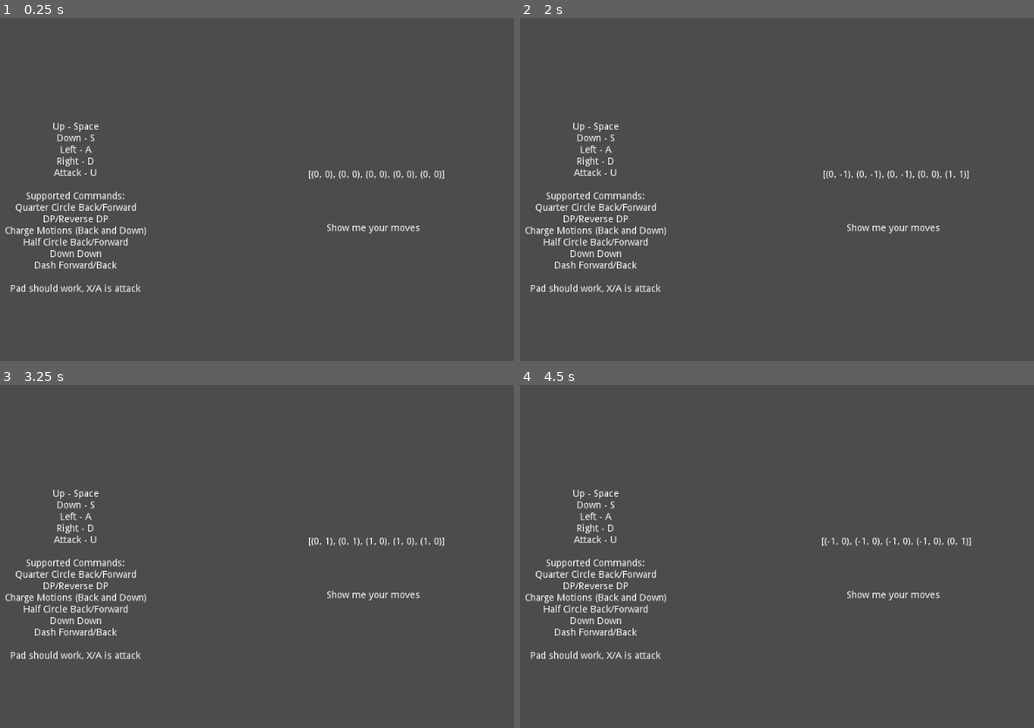
Above: before the commit, frames 1-4 (two rows, left to right).
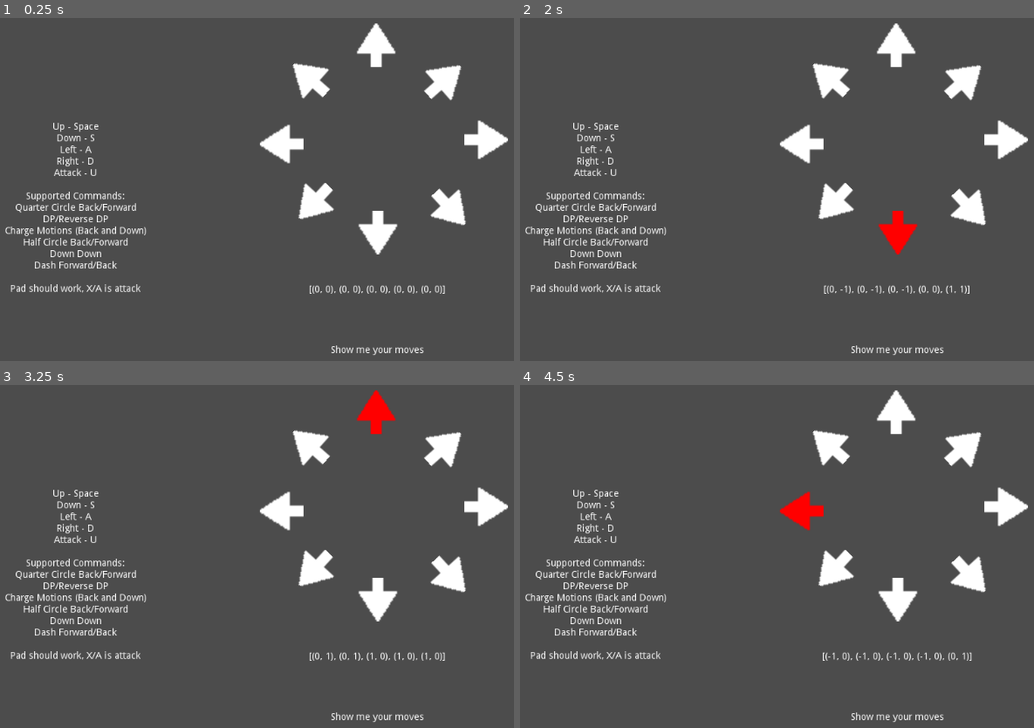
Above: after the commit, the same moments.

Repository: m-acrophage/godot-fg-input-manager
Game: Godot game, scene res://Node.tscn
Same seed, same stepped clock (60 frames per second), same inputs: the game is played once before the commit and once after it.
Inputs:
- Up to frame 1 (0.25 s): no input
- Up to frame 2 (2 s): tap Enter at 0.5 s; hold Right (ui_right) 0.53-1.28 s; hold U (A) 0.53-1.28 s; tap O (C) at 0.8, 1.35 s; tap Space at 1.25 s; hold Down (ui_down) from 1.28 s (still down); tap J (D) at 1.55 s
- Up to frame 3 (3.25 s): release Down (ui_down) at 2.03 s; hold Right (ui_right) 2.03-2.78 s; hold J (D) 2.03-2.78 s; tap U (A) at 2.3, 2.85 s; hold Up (ui_up) from 2.78 s (still down); tap O (C) at 3.05 s
- Up to frame 4 (4.5 s): release Up (ui_up) at 3.53 s; hold I (B) 3.53-4.28 s; hold Left (ui_left) from 3.53 s (still down); tap J (D) at 3.8 s; tap O (C) at 4.35 s

The runs differ from the first frame. In frame 1, 4.7% of the frame differs, in the area x 50-99%, y 1-99%; in frame 2, 4.6%; in frame 3, 4.6%; in frame 4, 4.6%.

Commit message:
Add files via upload

Diff:
--- /dev/null
+++ b/source_files/Arrows.gd
@@ -0,0 +1,46 @@
+extends Node
+
+onready var controller = get_parent()
+
+onready var u_arrow = $Up
+onready var ur_arrow = $UpRight
+onready var r_arrow = $Right
+onready var dr_arrow = $DownRight
+onready var d_arrow = $Down
+onready var dl_arrow = $DownLeft
+onready var l_arrow = $Left
+onready var ul_arrow = $UpLeft
+
+func _physics_process(delta):
+	if controller.buttons.dir == Vector2(0,1):
+		u_arrow.modulate = Color(1,0,0)
+	else:
+		u_arrow.modulate = Color(1,1,1)
+	if controller.buttons.dir == Vector2(1,1):
+		ur_arrow.modulate = Color(1,0,0)
+	else:
+		ur_arrow.modulate = Color(1,1,1)
+	if controller.buttons.dir == Vector2(1,0):
+		r_arrow.modulate = Color(1,0,0)
+	else:
+		r_arrow.modulate = Color(1,1,1)
+	if controller.buttons.dir == Vector2(1,-1):
+		dr_arrow.modulate = Color(1,0,0)
+	else:
+		dr_arrow.modulate = Color(1,1,1)
+	if controller.buttons.dir == Vector2(0,-1):
+		d_arrow.modulate = Color(1,0,0)
+	else:
+		d_arrow.modulate = Color(1,1,1)
+	if controller.buttons.dir == Vector2(-1,-1):
+		dl_arrow.modulate = Color(1,0,0)
+	else:
+		dl_arrow.modulate = Color(1,1,1)
+	if controller.buttons.dir == Vector2(-1,0):
+		l_arrow.modulate = Color(1,0,0)
+	else:
+		l_arrow.modulate = Color(1,1,1)
+	if controller.buttons.dir == Vector2(-1,1):
+		ul_arrow.modulate = Color(1,0,0)
+	else:
+		ul_arrow.modulate = Color(1,1,1)
--- a/source_files/Node.tscn
+++ b/source_files/Node.tscn
@@ -1,16 +1,18 @@
-[gd_scene load_steps=3 format=2]
+[gd_scene load_steps=5 format=2]
 
 [ext_resource path="res://inputmanager.gd" type="Script" id=1]
 [ext_resource path="res://AttackLabel.gd" type="Script" id=2]
+[ext_resource path="res://arrow.png" type="Texture" id=3]
+[ext_resource path="res://Arrows.gd" type="Script" id=4]
 
 [node name="Node" type="Node"]
 script = ExtResource( 1 )
 
 [node name="BufferLabel" type="Label" parent="."]
-margin_left = 256.238
-margin_top = 195.819
-margin_right = 856.238
-margin_bottom = 272.819
+margin_left = 257.498
+margin_top = 364.648
+margin_right = 857.498
+margin_bottom = 441.648
 text = "sdfsdfsdfsdfsdf"
 align = 1
 valign = 1
@@ -19,10 +21,10 @@
 }
 
 [node name="AttackLabel" type="Label" parent="."]
-margin_left = 349.0
-margin_top = 297.0
-margin_right = 754.0
-margin_bottom = 330.0
+margin_left = 355.3
+margin_top = 475.909
+margin_right = 760.3
+margin_bottom = 508.909
 text = "asdaqfrrtfhdtrhder"
 align = 1
 valign = 1
@@ -58,3 +60,53 @@
 __meta__ = {
 "_edit_use_anchors_": false
 }
+
+[node name="Arrows" type="Node" parent="."]
+script = ExtResource( 4 )
+
+[node name="Up" type="Sprite" parent="Arrows"]
+position = Vector2( 555.625, 44.0972 )
+scale = Vector2( 2, 2 )
+texture = ExtResource( 3 )
+
+[node name="DownRight" type="Sprite" parent="Arrows"]
+position = Vector2( 663.978, 283.482 )
+rotation = 2.39983
+scale = Vector2( 2, 2 )
+texture = ExtResource( 3 )
+
+[node name="Down" type="Sprite" parent="Arrows"]
+position = Vector2( 558.145, 318.76 )
+rotation = 3.14159
+scale = Vector2( 2, 2 )
+texture = ExtResource( 3 )
+
+[node name="DownLeft" type="Sprite" parent="Arrows"]
+position = Vector2( 464.911, 274.663 )
+rotation = -2.39983
+scale = Vector2( 2, 2 )
+texture = ExtResource( 3 )
+
+[node name="Left" type="Sprite" parent="Arrows"]
+position = Vector2( 417.034, 188.988 )
+rotation = -1.5708
+scale = Vector2( 2, 2 )
+texture = ExtResource( 3 )
+
+[node name="Right" type="Sprite" parent="Arrows"]
+position = Vector2( 716.895, 182.688 )
+rotation = 1.5708
+scale = Vector2( 2, 2 )
+texture = ExtResource( 3 )
+
+[node name="UpRight" type="Sprite" parent="Arrows"]
+position = Vector2( 655.159, 95.7539 )
+rotation = 0.846485
+scale = Vector2( 2, 2 )
+texture = ExtResource( 3 )
+
+[node name="UpLeft" type="Sprite" parent="Arrows"]
+position = Vector2( 458.611, 93.2341 )
+rotation = -0.846485
+scale = Vector2( 2, 2 )
+texture = ExtResource( 3 )
Binary file added: source_files/arrow.png
Not shown, added: source_files/arrow.png.import
